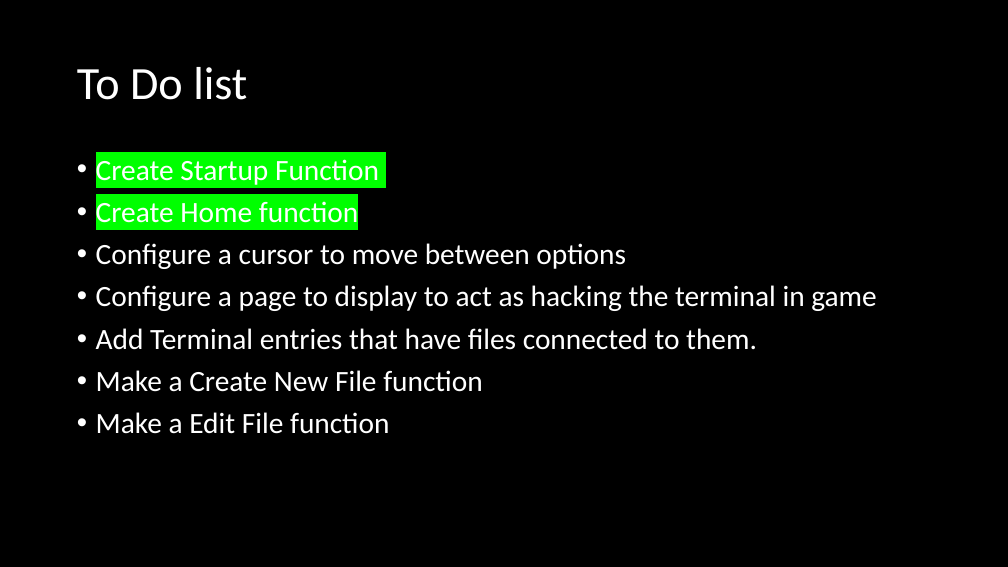
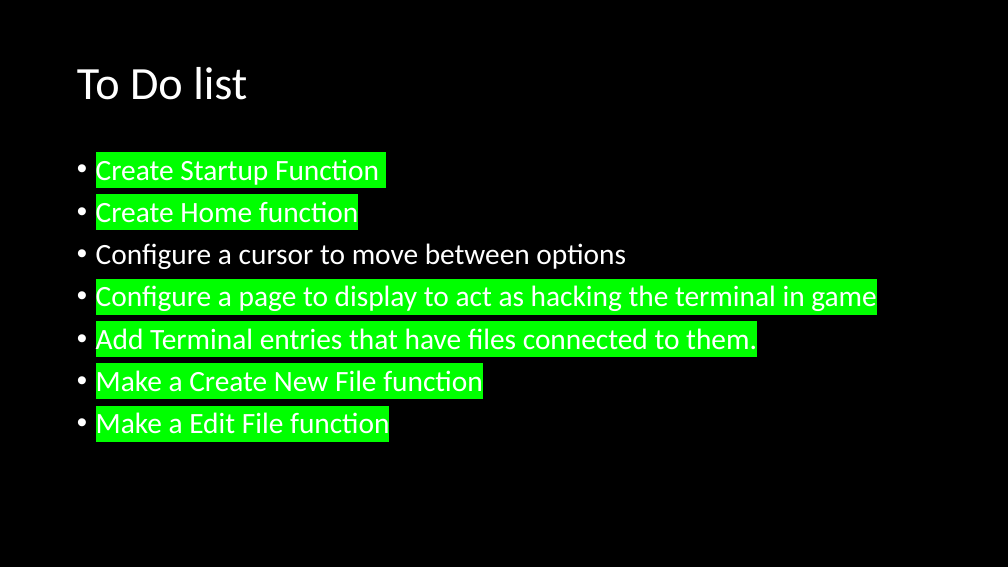
Before and after one commit to Jaxer6563/FO4-Terminal-Emulator, a slide deck: slide 2 of Fallout 4 Terminal Emulator.pptx. Drawn at 1008x567 pixels with LibreOffice and Linux fonts; fonts in the diff are those of the drawing. Boxes give left, top, right and bottom in pixels: in the first picture for what was removed or moved away, otherwise in the second. Text is boxed around its words. In the diff, an @@ line names an element or a change of style, - is before the commit and + after.

```diff
--- a/Fallout 4 Terminal Emulator.pptx
+++ b/Fallout 4 Terminal Emulator.pptx
@@ text at <box>96,285,876,434</box>: highlight none to #00FF00 in "Configure a page to display to act ...", "Add Terminal entries that have files connected ...", "Make a Create New File function", "Make a Edit File function" @@
```
Also in this commit, not shown: 10 other files.
